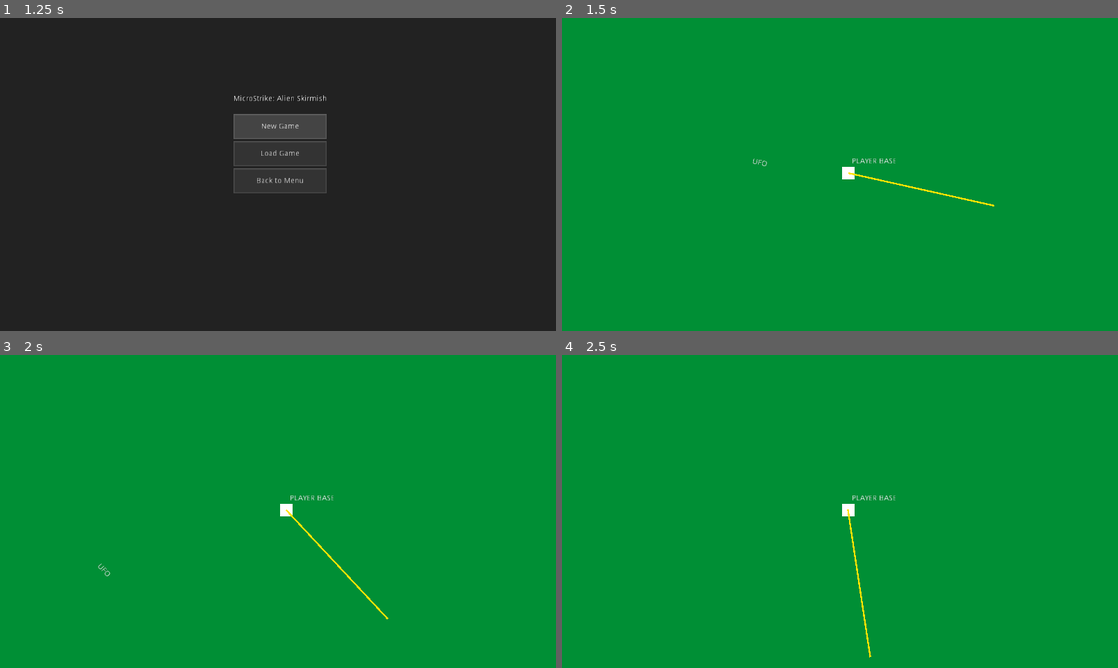
Above: before the commit, frames 1-4 (two rows, left to right).
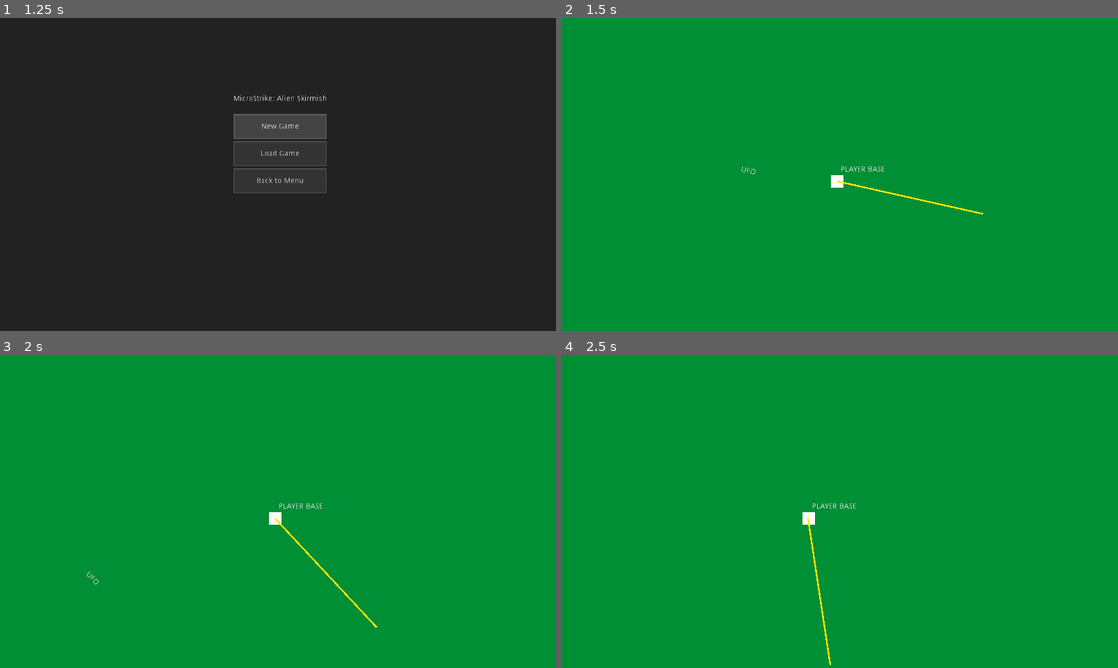
Above: after the commit, the same moments.

Repository: lstockwil/microstrike_alien_skirmish
Game: Godot game, scene res://main_menu.tscn
Two runs of this game, one before a commit and one after it. Both use one fixed random seed, a clock stepped at 60 frames per second and the inputs below.
Inputs (mouse positions are in pixels of both pictures, inside the frame that each line leads up to):
- Up to frame 1 (1.25 s): click "Start" at 0.5 s
- Up to frame 2 (1.5 s): click "New Game" at 1.25 s
- Up to frame 3 (2 s): no input
- Up to frame 4 (2.5 s): move the mouse to (962, 495) at 2.02 s; hold D (right, bound only after the commit) from 2.03 s (still down); hold Mouse wheel down (mouse_down, bound only after the commit) from 2.03 s (still down); tap Mouse wheel up (mouse_up, bound only after the commit) at 2.3 s

Frame 1 is identical in both runs. In frame 2, 0.6% of the frame differs, in the area x 32-78%, y 44-63%; in frame 3, 0.6%; in frame 4, 0.6%.

Commit message:
Strategic Camera

Diff:
--- /dev/null
+++ b/GameCamera.gd
@@ -0,0 +1,37 @@
+extends Camera2D
+
+
+# Declare member variables here. Examples:
+# var a = 2
+# var b = "text"
+
+
+# Called when the node enters the scene tree for the first time.
+func _ready():
+	pass # Replace with function body.
+
+func _input(event):
+#mouse scroll wheel inputs
+	if event.is_action_pressed("mouse_up"):
+		zoom.x += .25
+		zoom.y += .25
+	if event.is_action_pressed("mouse_down"):
+		zoom.x -= .25
+		zoom.y -= .25
+# Called every frame. 'delta' is the elapsed time since the previous frame.
+func _process(delta):
+	var vec = get_position()
+
+# camera keyboard movements
+	if (Input.is_action_pressed("up")):
+		vec.y = vec.y -2.5
+		set_position(vec)
+	if (Input.is_action_pressed("down")):
+		vec.y = vec.y +2.5
+		set_position(vec)
+	if (Input.is_action_pressed("right")):
+		vec.x = vec.x +2.5
+		set_position(vec)
+	if (Input.is_action_pressed("left")):
+		vec.x = vec.x -2.5
+		set_position(vec)
--- a/project.godot
+++ b/project.godot
@@ -29,6 +29,36 @@
 "events": [ Object(InputEventMouseButton,"resource_local_to_scene":false,"resource_name":"","device":0,"alt":false,"shi …(212 unchanged characters)…
  ]
 }
+up={
+"deadzone": 0.5,
+"events": [ Object(InputEventKey,"resource_local_to_scene":false,"resource_name":"","device":0,"alt":false,"shift":false,"control":false,"meta":false,"command":false,"pressed":false,"scancode":87,"physical_scancode":0,"unicode":0,"echo":false,"script":null)
+ ]
+}
+down={
+"deadzone": 0.5,
+"events": [ Object(InputEventKey,"resource_local_to_scene":false,"resource_name":"","device":0,"alt":false,"shift":false,"control":false,"meta":false,"command":false,"pressed":false,"scancode":83,"physical_scancode":0,"unicode":0,"echo":false,"script":null)
+ ]
+}
+right={
+"deadzone": 0.5,
+"events": [ Object(InputEventKey,"resource_local_to_scene":false,"resource_name":"","device":0,"alt":false,"shift":false,"control":false,"meta":false,"command":false,"pressed":false,"scancode":68,"physical_scancode":0,"unicode":0,"echo":false,"script":null)
+ ]
+}
+left={
+"deadzone": 0.5,
+"events": [ Object(InputEventKey,"resource_local_to_scene":false,"resource_name":"","device":0,"alt":false,"shift":false,"control":false,"meta":false,"command":false,"pressed":false,"scancode":65,"physical_scancode":0,"unicode":0,"echo":false,"script":null)
+ ]
+}
+mouse_up={
+"deadzone": 0.5,
+"events": [ Object(InputEventMouseButton,"resource_local_to_scene":false,"resource_name":"","device":0,"alt":false,"shift":false,"control":false,"meta":false,"command":false,"button_mask":0,"position":Vector2( 0, 0 ),"global_position":Vector2( 0, 0 ),"factor":1.0,"button_index":4,"pressed":false,"doubleclick":false,"script":null)
+ ]
+}
+mouse_down={
+"deadzone": 0.5,
+"events": [ Object(InputEventMouseButton,"resource_local_to_scene":false,"resource_name":"","device":0,"alt":false,"shift":false,"control":false,"meta":false,"command":false,"button_mask":0,"position":Vector2( 0, 0 ),"global_position":Vector2( 0, 0 ),"factor":1.0,"button_index":5,"pressed":false,"doubleclick":false,"script":null)
+ ]
+}
 
 [rendering]
 
--- a/strategic.tscn
+++ b/strategic.tscn
@@ -1,8 +1,9 @@
-[gd_scene load_steps=5 format=2]
+[gd_scene load_steps=6 format=2]
 
 [ext_resource path="res://strategic.gd" type="Script" id=1]
 [ext_resource path="res://PlayerBase.tscn" type="PackedScene" id=2]
 [ext_resource path="res://ufo_test.gd" type="Script" id=3]
+[ext_resource path="res://GameCamera.gd" type="Script" id=4]
 
 [sub_resource type="CircleShape2D" id=1]
 
@@ -36,3 +37,10 @@
 
 [node name="PlayerBase" parent="World Map" instance=ExtResource( 2 )]
 position = Vector2( 943, 530 )
+
+[node name="GameCamera" type="Camera2D" parent="."]
+position = Vector2( 533, 273 )
+current = true
+smoothing_enabled = true
+smoothing_speed = 10.0
+script = ExtResource( 4 )
